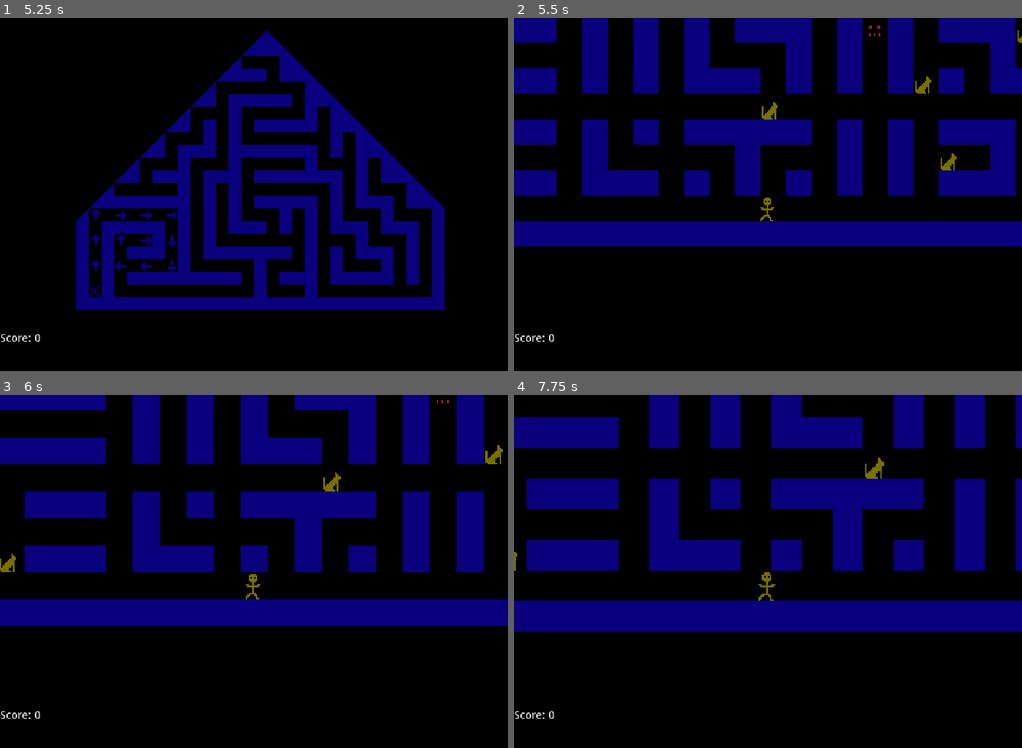
Above: before the commit, frames 1-4 (two rows, left to right).
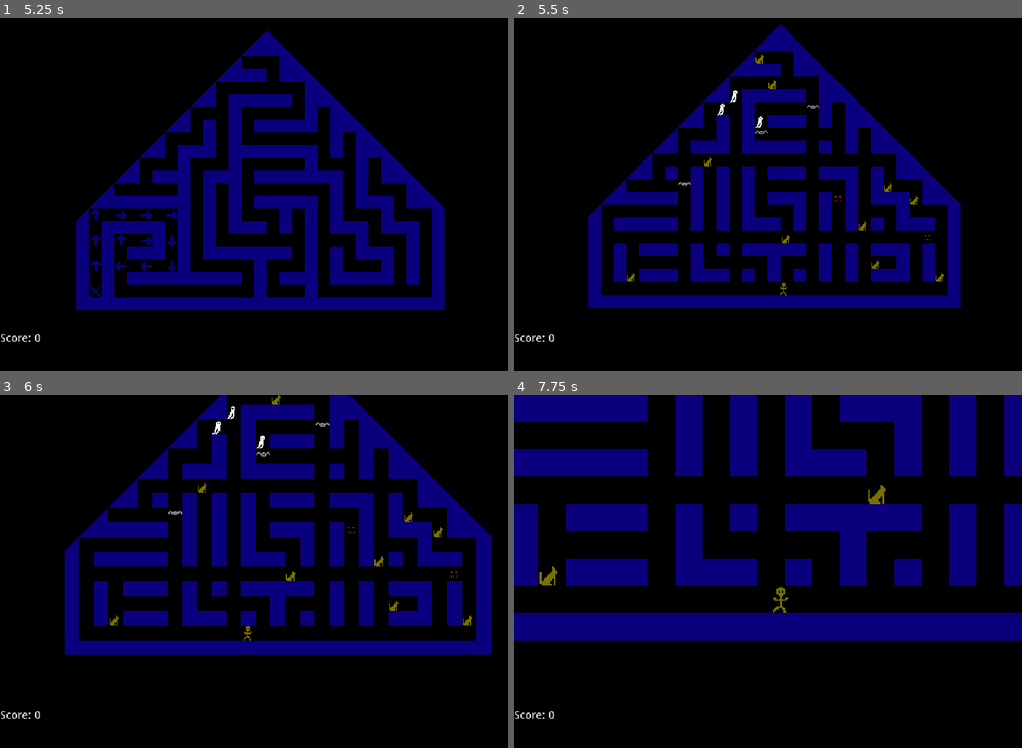
Above: after the commit, the same moments.

Repository: AkhRani/HauntedMansion
Game: Godot game, scene res://TitleScreen.tscn
Two runs of this game, one before a commit and one after it. Both use one fixed random seed, a clock stepped at 60 frames per second and the inputs below.
Inputs:
- Up to frame 1 (5.25 s): click "Enter" at 0.5 s; click "Enter" at 1.25 s; hold Right (ui_right) 2.03-2.78 s; hold Down (ui_down) 2.78-3.53 s; hold Right (ui_right) 3.53-4.28 s; hold Up (ui_up) 4.28-5.03 s; hold Left (ui_left) from 5.03 s (still down)
- Up to frame 2 (5.5 s): keep holding Left (ui_left)
- Up to frame 3 (6 s): keep holding Left (ui_left)
- Up to frame 4 (7.75 s): release Left (ui_left) at 6.53 s; hold Down (ui_down) 6.53-7.28 s; hold Right (ui_right) from 7.28 s (still down)

Frame 1 is identical in both runs. In frame 2, 38% of the frame differs, in the area x 0-100%, y 0-83%; in frame 3, 34%; in frame 4, 36%.

Commit message:
Tweak camera
Add initial pan and zoom
Add delay on zoom in, and reduce delay on zoom out

Diff:
--- a/Demon.tscn
+++ b/Demon.tscn
@@ -2,7 +2,6 @@
 
 [ext_resource path="res://Demon.gd" type="Script" id=1]
 [ext_resource path="res://Graphics/MansionSprites.png" type="Texture" id=2]
-
 
 [node name="Demon" type="Node2D"]
 script = ExtResource( 1 )
@@ -10,5 +9,6 @@
 [node name="DemonSprite" type="Sprite" parent="."]
 position = Vector2( 0.019928, -0.0772171 )
 texture = ExtResource( 2 )
+offset = Vector2( 8, 8 )
 hframes = 5
 frame = 4
--- a/Mansion.tscn
+++ b/Mansion.tscn
@@ -16,7 +16,7 @@
 
 [node name="ViewportContainer" type="ViewportContainer" parent="."]
 margin_right = 656.0
-margin_bottom = 384.0
+margin_bottom = 480.0
 
 [node name="MansionView" type="Viewport" parent="ViewportContainer"]
 size = Vector2( 640, 480 )
--- a/MansionMap.gd
+++ b/MansionMap.gd
@@ -78,23 +78,20 @@
         var cell = get_empty_cell()
         set_cell(cell.x, cell.y, id)
 
-func cell_to_sprite(cell):
-    return map_to_world(cell) + Vector2(8,8)
-
 func place_demons(count):
     for _i in range(count):
         var cell = get_empty_cell()
         # TODO:  Check for two demons in the same location
         # Even it if happens, it doesn't matter since they will move
         var demon = demonScene.instance()
-        demon.position = cell_to_sprite(cell)
+        demon.position = map_to_world(cell)
         demon.try_target = demon.position
         demons.append(demon)
         add_child(demon)
 
 func place_all_items():
     player = playerScene.instance()
-    player.position = cell_to_sprite(Vector2(21, 21))
+    player.position = map_to_world(Vector2(21, 21))
     player.target = player.position
     player.try_target = player.position
     player.speed = 6
@@ -149,8 +146,7 @@
     up_sound.play()
     holding_cat = true
     var cat = catScene.instance()
-    cat.position.x = -8
-    cat.position.y = -16
+    cat.position.y = -8
     player.add_child(cat)
     set_cellv(target_cell, -1)
 
--- a/Player.gd
+++ b/Player.gd
@@ -5,6 +5,8 @@
 const MAX_SCALE = .5
 const MIN_SCALE = .2
 const DELTA_SCALE = .001
+const SCREEN_CENTER = Vector2(640,480)/2
+const ZOOM_DELAY = .3
 
 # Settings
 export var speed = 4
@@ -13,14 +15,16 @@
 var target : Vector2
 var try_target : Vector2
 var start : Vector2
-var dt : float
-var still_time : float
+var dt : float = 0
+var zoom_timer : float = 0
 var zoom_scale = .5
+var initial_pan = 0
 onready var camera = $Camera2D
 
 # Called when the node enters the scene tree for the first time.
 func _ready():
     target = position
+    camera.position = to_local(SCREEN_CENTER)
 
 # Called every frame. 'delta' is the elapsed time since the previous frame.
 func _process(delta):
@@ -40,20 +44,36 @@
         try_target = position + dir * GRID_SIZE
         dt = 0
     elif position != target:
-        still_time = 0
         dt += delta * speed
         if dt > 1:
             dt = 1
         position = start.linear_interpolate(target, dt)
-        # Moving, increase zoom (decrease scale)
-        if zoom_scale > MIN_SCALE:
-            zoom_scale -= DELTA_SCALE
-            camera.zoom.x = zoom_scale
-            camera.zoom.y = zoom_scale
+    adjustCamera(delta, position != target)
+
+func adjustCamera(delta, moving):
+    if initial_pan < 2:
+        initial_pan += delta
+        if initial_pan > 2:
+            camera.zoom = Vector2(MAX_SCALE,MAX_SCALE)
+        else:
+            camera.zoom = Vector2(1,1).linear_interpolate(Vector2(MAX_SCALE,MAX_SCALE), initial_pan/2)
+        if initial_pan >= 1:
+            camera.position = Vector2(0,0)
+        else:
+            camera.position = to_local(SCREEN_CENTER).linear_interpolate(Vector2(0,0), initial_pan)
+    if moving:
+        if zoom_timer < ZOOM_DELAY:
+            zoom_timer += delta*2
+        elif zoom_scale > MIN_SCALE:
+            zoomCamera(-DELTA_SCALE)
     else:
-        still_time += delta
         # Standing still, decrease zoom (increase scale)
-        if still_time > 1 and zoom_scale < MAX_SCALE:
-            zoom_scale += DELTA_SCALE / 2
-            camera.zoom.x = zoom_scale
-            camera.zoom.y = zoom_scale
+        if zoom_timer > -ZOOM_DELAY:
+            zoom_timer -= delta
+        elif zoom_scale < MAX_SCALE:
+            zoomCamera(DELTA_SCALE / 2)
+
+func zoomCamera(delta):
+    zoom_scale += delta
+    camera.zoom.x = zoom_scale
+    camera.zoom.y = zoom_scale
--- a/Player.tscn
+++ b/Player.tscn
@@ -9,9 +9,9 @@
 [node name="Sprite" type="Sprite" parent="."]
 position = Vector2( -0.184029, 0 )
 texture = ExtResource( 2 )
+offset = Vector2( 8, 8 )
 hframes = 5
 region_rect = Rect2( 0, 0, 16, 16 )
 
 [node name="Camera2D" type="Camera2D" parent="."]
 current = true
-zoom = Vector2( 0.5, 0.5 )
